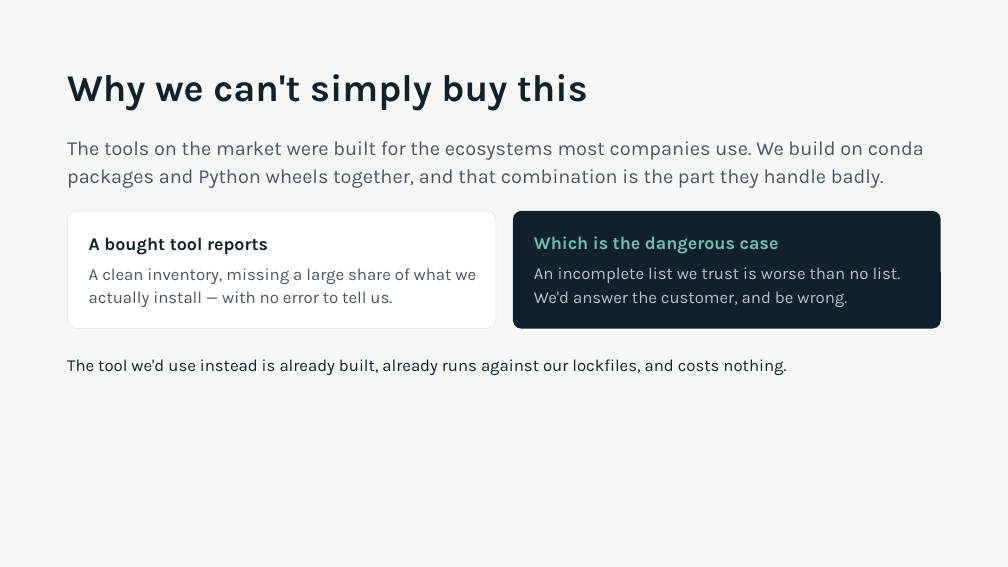
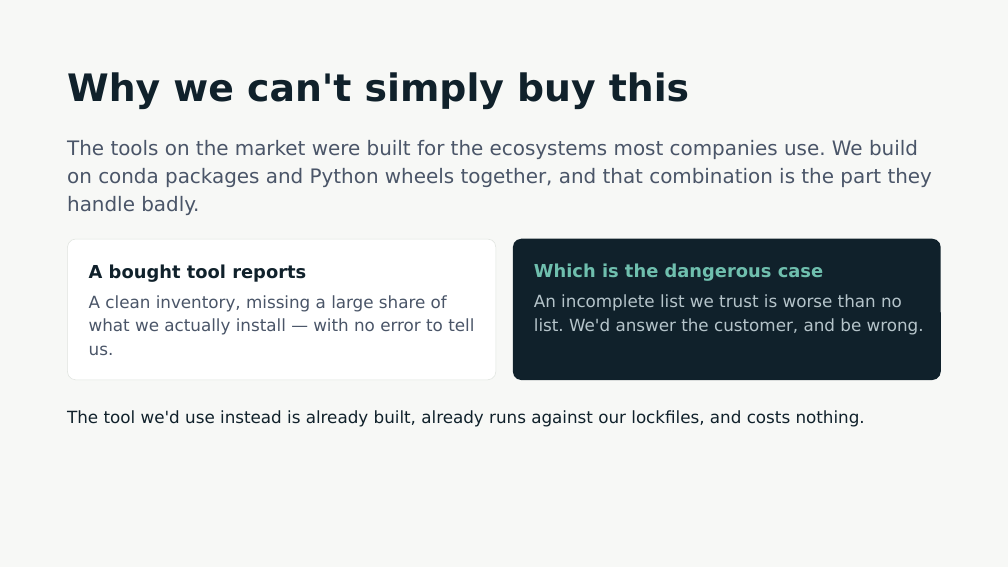
Before and after one commit to actions-marketplace-validations/millsks_pixi-sbom, a slide deck: slide 6 of docs/presentations/executive/pixi-sbom-executive.pptx (slide 5 before the commit). Drawn at 1008x567 pixels with LibreOffice and Linux fonts; fonts in the diff are those of the drawing. Boxes give left, top, right and bottom in pixels: in the first picture for what was removed or moved away, otherwise in the second. Text is boxed around its words. In the diff, an @@ line names an element or a change of style, - is before the commit and + after.

```diff
--- a/docs/presentations/executive/pixi-sbom-executive.pptx
+++ b/docs/presentations/executive/pixi-sbom-executive.pptx
@@ font Karla to DejaVu Sans in 7 elements at bbox=[67, 140, 932, 215], bbox=[89, 264, 306, 282], bbox=[534, 263, 823, 281], bbox=[89, 295, 474, 355], bbox=[534, 294, 924, 335], bbox=[67, 410, 865, 427], bbox=[67, 72, 689, 109] @@
@@ rounded rectangle: place and size @@
-rounded rectangle at bbox=[67, 211, 496, 328]
+rounded rectangle at bbox=[67, 239, 496, 380]
@@ rounded rectangle at bbox=[67, 239, 496, 380]: proportions changed @@
@@ rounded rectangle at bbox=[513, 239, 941, 380]: proportions changed @@
@@ rounded rectangle: place and size @@
-rounded rectangle at bbox=[513, 211, 941, 329]
+rounded rectangle at bbox=[513, 239, 941, 380]
@@ text "A bought tool reports": place and size @@
-text "A bought tool reports" at bbox=[89, 237, 268, 255]
+text "A bought tool reports" at bbox=[89, 264, 306, 282]
@@ text "Which is the dangerous case": place and size @@
-text "Which is the dangerous case" at bbox=[534, 236, 779, 254]
+text "Which is the dangerous case" at bbox=[534, 263, 823, 281]
@@ text "A clean inventory, missing a ...": place and size @@
-text "A clean inventory, missing a ..." at bbox=[89, 268, 476, 307]
+text "A clean inventory, missing a ..." at bbox=[89, 295, 474, 355]
@@ text "An incomplete list we trust ...": place and size @@
-text "An incomplete list we trust ..." at bbox=[534, 267, 901, 307]
+text "An incomplete list we trust ..." at bbox=[534, 294, 924, 335]
@@ text "The tool we'd use instead ...": place and size @@
-text "The tool we'd use instead ..." at bbox=[67, 359, 786, 375]
+text "The tool we'd use instead ..." at bbox=[67, 410, 865, 427]
```
Also in this commit, not shown: 8 other slides changed, 1 slide added, 16 other files.
